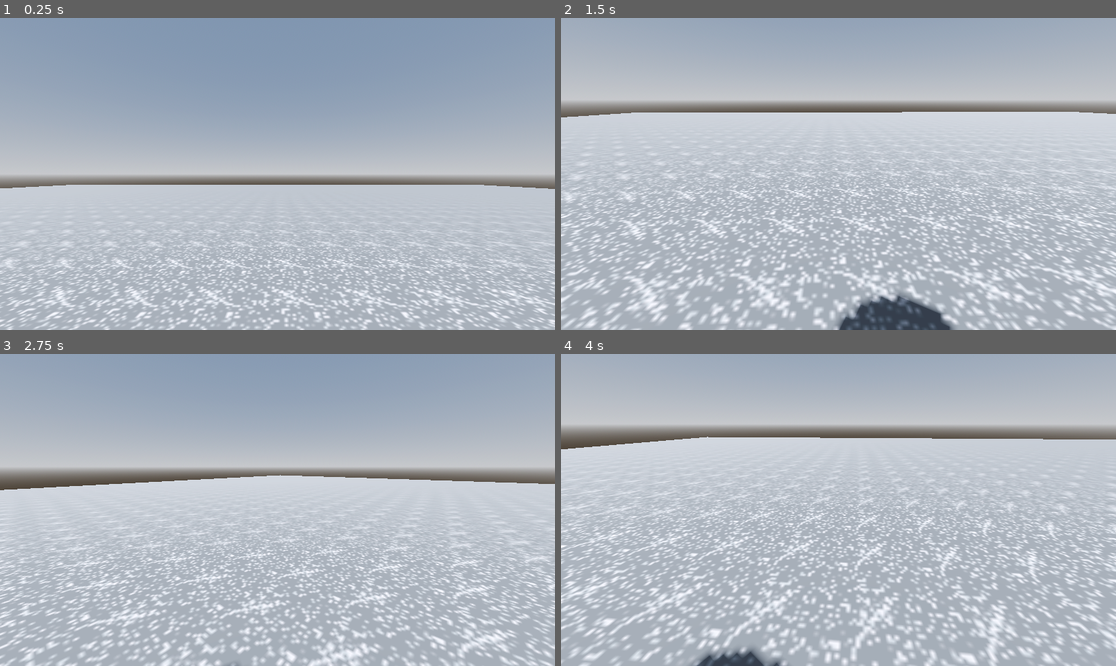
Above: before the commit, frames 1-4 (two rows, left to right).
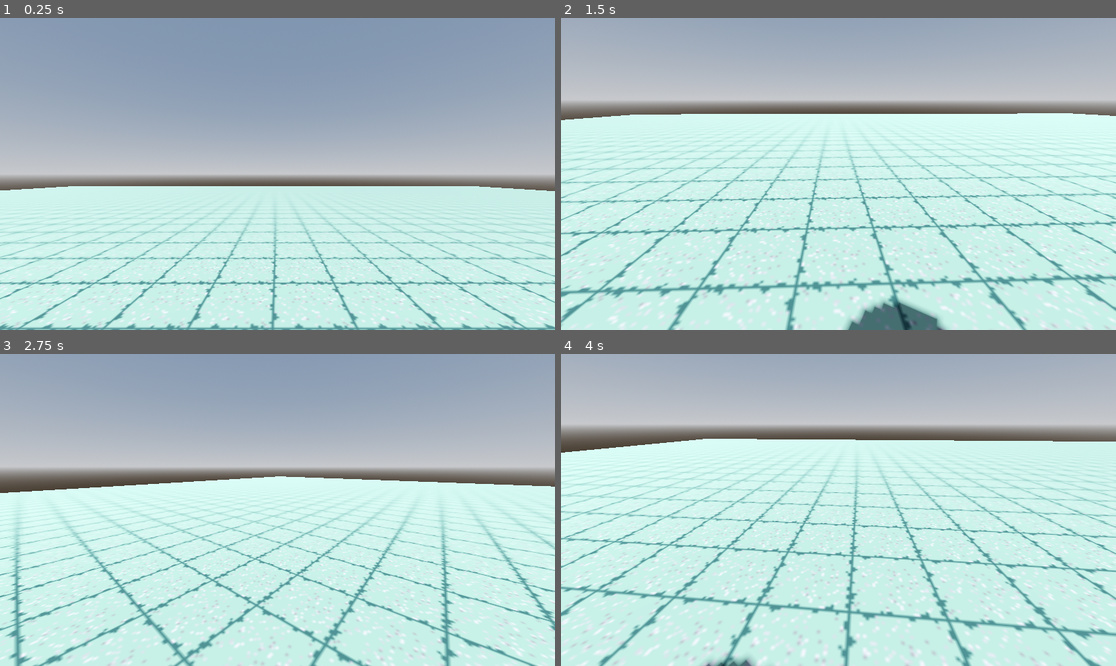
Above: after the commit, the same moments.

Repository: AdamM-1021/Really-good-boomer-shooter
Game: Godot game, scene res://node_3d.tscn
Two runs of this game, one before a commit and one after it. Both use one fixed random seed, a clock stepped at 60 frames per second and the inputs below.
Inputs (mouse positions are in pixels of both pictures, inside the frame that each line leads up to):
- Up to frame 1 (0.25 s): no input
- Up to frame 2 (1.5 s): tap Enter (ui_accept) at 0.5, 0.77 s; move the mouse to (960, 158) at 0.52 s; hold D (right) 0.53-1.28 s; click (960, 158) at 0.67 s; move the mouse to (810, 174) at 1.27 s; hold W (forward) from 1.28 s (still down)
- Up to frame 3 (2.75 s): keep holding W (forward); tap Enter (ui_accept) at 1.52 s; move the mouse to (288, 503) at 2.02 s
- Up to frame 4 (4 s): keep holding W (forward); move the mouse to (832, 516) at 2.77 s; tap Enter (ui_accept) at 3.02, 3.77 s; move the mouse to (877, 513) at 3.52 s

The runs differ from the first frame. In frame 1, 44% of the frame differs, in the area x 0-100%, y 53-100%; in frame 2, 65%; in frame 3, 55%; in frame 4, 68%, in the area x 0-100%, y 26-100%.

Commit message:
fixed floor texture

Diff:
--- a/node_3d.tscn
+++ b/node_3d.tscn
@@ -47,7 +47,7 @@
 shape = SubResource("BoxShape3D_onjn6")
 
 [node name="MeshInstance3D" type="MeshInstance3D" parent="Ground"]
-transform = Transform3D(1, 0, 0, 0, 1, 0, 0, 0, 1, -0.388605, 0.405571, -0.15861)
+transform = Transform3D(1, 0, 0, 0, 1, 0, 0, 0, 1, -0.541443, 0.175468, 0.0854543)
 mesh = SubResource("PlaneMesh_n31q6")
 
 [node name="CharacterBody3D" type="CharacterBody3D" parent="."]
--- a/project.godot
+++ b/project.godot
@@ -37,3 +37,7 @@
 "events": [Object(InputEventKey,"resource_local_to_scene":false,"resource_name":"","device":-1,"window_id":0,"alt_press …(192 unchanged characters)…
 ]
 }
+
+[rendering]
+
+textures/canvas_textures/default_texture_filter=2
Binary file added: Floor_Test.glb
Not shown, added: Floor_Test.glb.import
Binary file changed: floor_1.png
Not shown, added: .DS_Store
